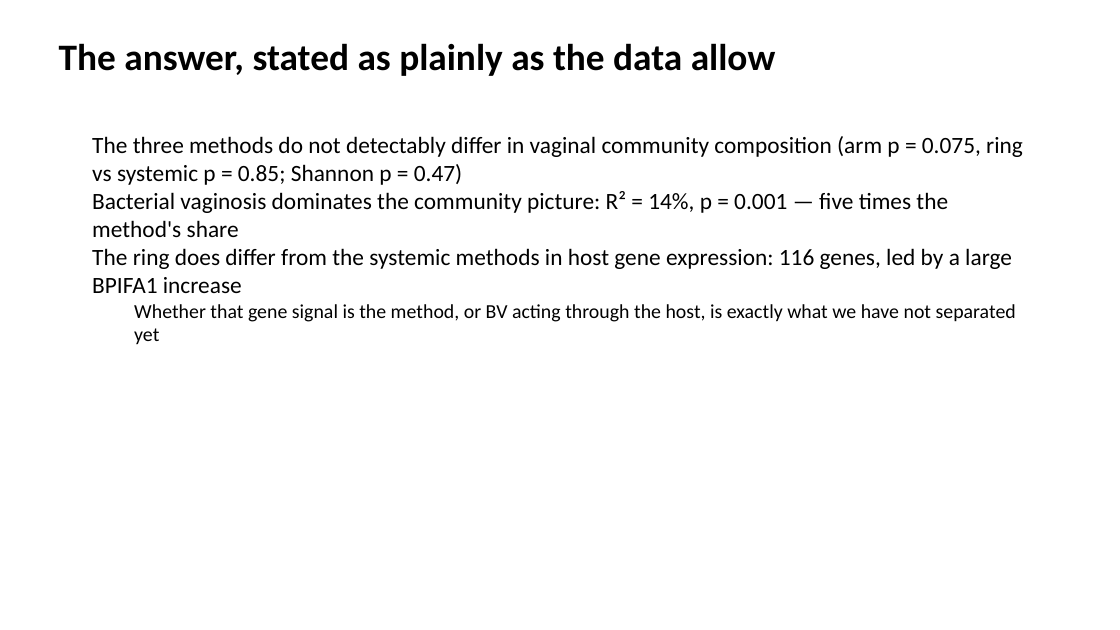
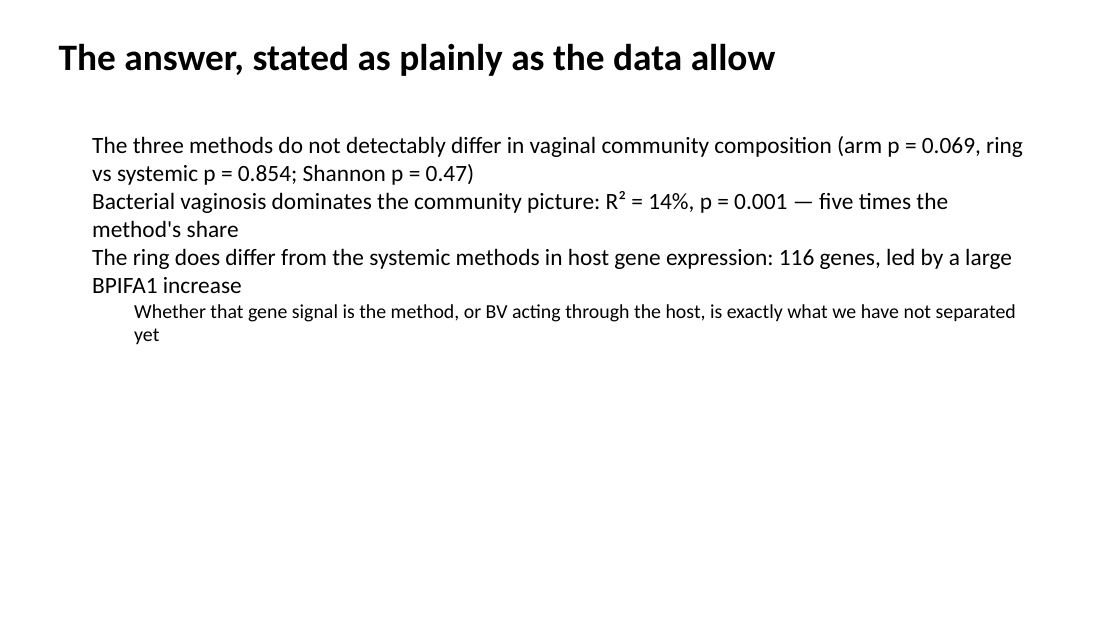
Before and after one commit to elegwasamwel-source/DATA-SCIENCE-FOR-BIOLOGY, a slide deck: slide 10 of group_project/study-b-deck.pptx. Drawn at 1120x630 pixels with LibreOffice and Linux fonts; fonts in the diff are those of the drawing. Boxes give left, top, right and bottom in pixels: in the first picture for what was removed or moved away, otherwise in the second. Text is boxed around its words. In the diff, an @@ line names an element or a change of style, - is before the commit and + after.

```diff
--- a/group_project/study-b-deck.pptx
+++ b/group_project/study-b-deck.pptx
@@ text at box(92, 136, 1023, 185): text changed @@
-The three methods do not detectably differ in vaginal community composition (arm p = 0.075, ring vs systemic p = 0.85; Shannon p = 0.47)
+The three methods do not detectably differ in vaginal community composition (arm p = 0.069, ring vs systemic p = 0.854; Shannon p = 0.47)
```
Also in this commit, not shown: 2 other slides changed, 4 other files.
